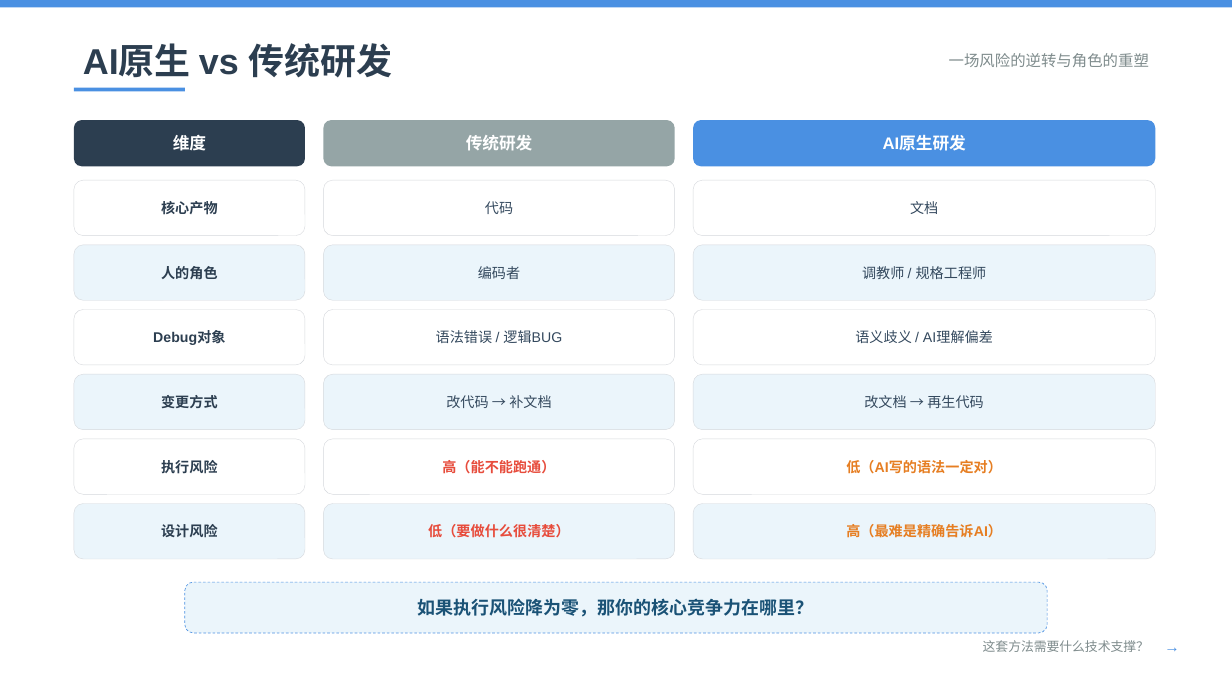
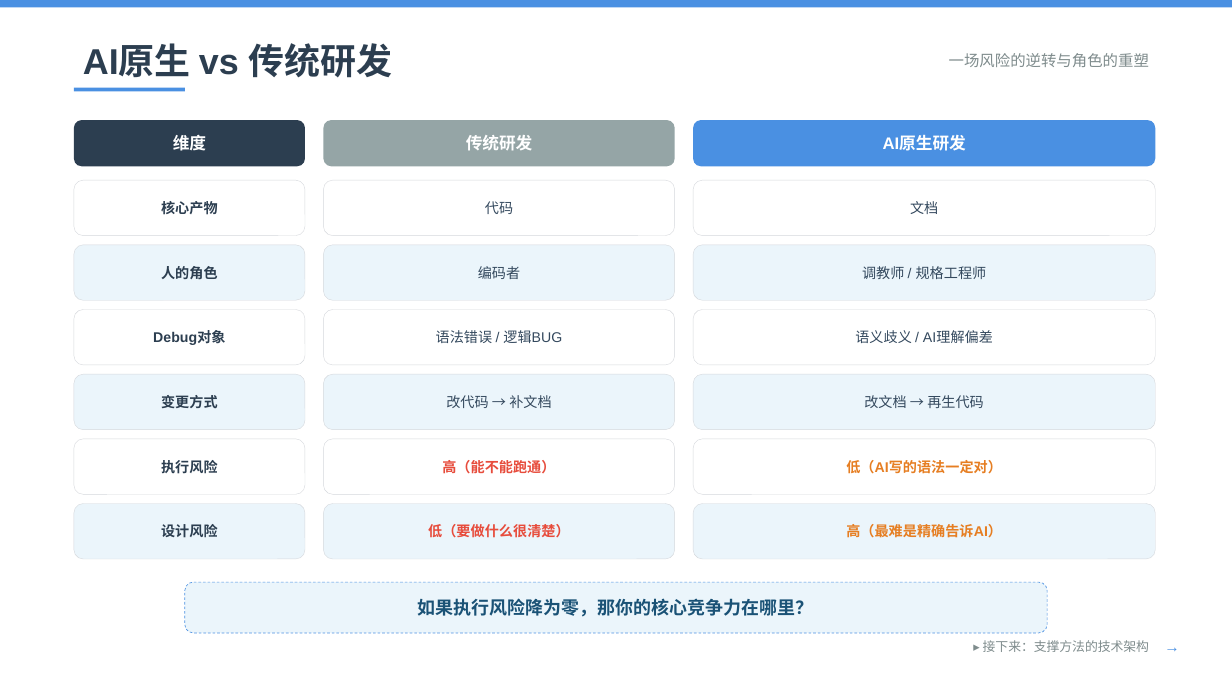
Before and after one commit to PorcupineBoy/bank, a slide deck: slide 8 of AI竞赛讲解_手机银行核心业务_优化版_v5.pptx. Drawn at 1232x693 pixels with LibreOffice and Linux fonts; fonts in the diff are those of the drawing. Boxes give left, top, right and bottom in pixels: in the first picture for what was removed or moved away, otherwise in the second. Text is boxed around its words. In the diff, an @@ line names an element or a change of style, - is before the commit and + after.

```diff
--- a/AI竞赛讲解_手机银行核心业务_优化版_v5.pptx
+++ b/AI竞赛讲解_手机银行核心业务_优化版_v5.pptx
@@ text at (x1=983, y1=640, x2=1149, y2=652): text changed @@
-这套方法需要什么技术支撑？
+▸ 接下来：支撑方法的技术架构
```
Also in this commit, not shown: 10 other slides changed, 5 other files.
